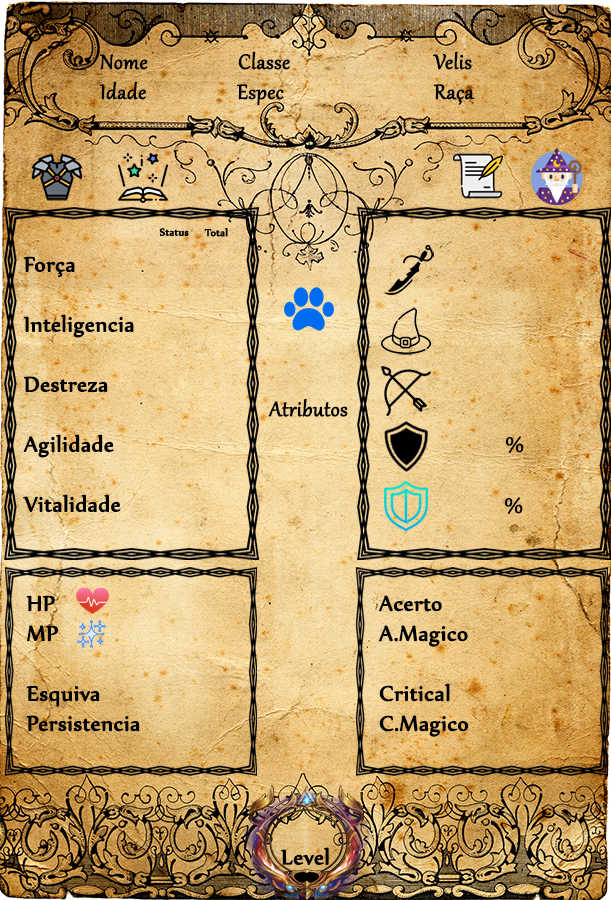
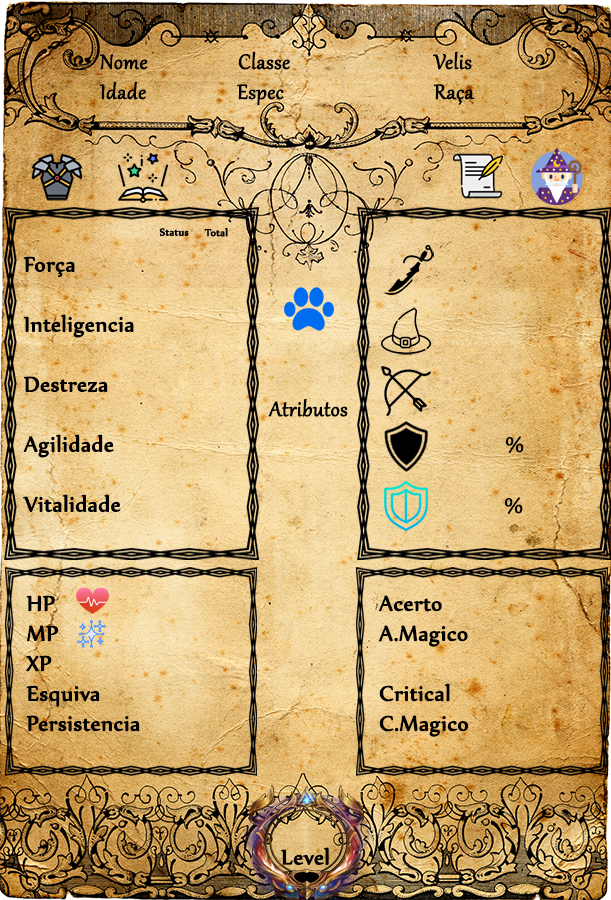
Revision of a layered 611x900 image; what changed, layer by layer:
renamed "HP MP Esquiva Persistencia" to "HP MP XP Esquiva Persistencia", painted on it over (26, 596, 139, 731)
